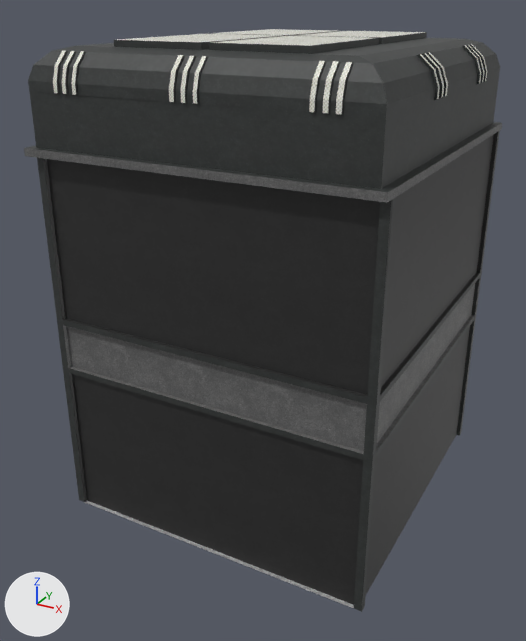
The FBX model ST3E2-Unity/Assets/Models/Interiors/Corridors/Corner.fbx, before and after one commit.
Before and after are seen from a 50 mm camera at (7.64, -15.07, 11.67) aimed at (-0.32, -0.59, 4.43). Every picture has the same lights, and +X, +Y and +Z are marked at lower left.

Before the edit, the objects in view are built like this:
```python
me_cube_006 = bpy.data.meshes.new('Cube.006')
me_cube_006.from_pydata(...)  # 33 vertices, 17 faces; spans x -3.61..3.92, y -4.02..4.01, z 0.0..8.73
me_cube_006.materials.append(mat_material_019)  # picture img_wallpanelbrown_png
me_cube_013 = bpy.data.meshes.new('Cube.013')
me_cube_013.from_pydata(...)  # 352 vertices, 132 faces; spans x -4.17..3.79, y -4.07..4.21, z 0.92..10.98
me_cube_013.materials.append(mat_material)  # picture img_flourescentlights_png
me_cube_018 = bpy.data.meshes.new('Cube.018')
me_cube_018.from_pydata(...)  # 796 vertices, 492 faces; spans x -4.17..3.92, y -4.19..4.21, z 0.0..10.98
me_cube_018.materials.append(mat_material_004)  # picture img_darkmetal_png
me_cube_024 = bpy.data.meshes.new('Cube.024')
me_cube_024.from_pydata(...)  # 18 vertices, 1 face; spans x -4.17..3.92, y -4.02..4.21, z 0.0
me_cube_024.materials.append(mat_material_008)  # picture img_carpetgray_png
me_cube_031 = bpy.data.meshes.new('Cube.031')
me_cube_031.from_pydata(...)  # 26 vertices, 14 faces; spans x -3.94..3.92, y -4.19..4.01, z 3.83..8.89
me_cube_031.materials.append(mat_material_014)  # picture img_wallpaneltan_png
ob_cube_006 = bpy.data.objects.new('Cube.006', me_cube_006)
ob_cube_006.location = (-0.02, 0.02, 0.0)
ob_cube_013 = bpy.data.objects.new('Cube.013', me_cube_013)
ob_cube_013.location = (-0.02, 0.02, 0.0)
ob_cube_018 = bpy.data.objects.new('Cube.018', me_cube_018)
ob_cube_018.location = (-0.02, 0.02, 0.0)
ob_cube_024 = bpy.data.objects.new('Cube.024', me_cube_024)
ob_cube_024.location = (-0.02, 0.02, 0.0)
ob_cube_031 = bpy.data.objects.new('Cube.031', me_cube_031)
ob_cube_031.location = (-0.02, 0.02, 0.0)
```
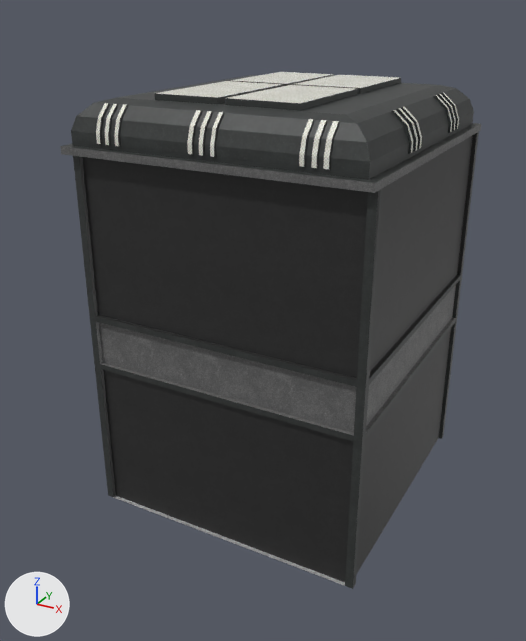
The change, as a list of edits to the scene's bpy script:
```text
Change me_cube_018:
    used by ob_cube_018; location = (-0.02, 0.02, 0.0)
    remove me_cube_018.from_pydata(...)  # 796 vertices, 492 faces; spans x -4.17..3.92, y -4.19..4.21, z 0.0..10.98
    add me_cube_018.from_pydata(...)  # 796 vertices, 492 faces; spans x -3.65..3.51, y -3.68..3.79, z 0.0..9.96
    me_cube_018 part 10: 796 of 796 vertices moved; they spanned x -4.17..3.92, y -4.19..4.21, z 0.0..10.98 and now span x -3.65..3.51, y -3.68..3.79, z 0.0..9.96; mean shift (0.09, -0.05, -0.7); largest move (-3.76, -4.02, 10.0) -> (-3.24, -3.51, 8.99)
Change me_cube_031:
    where me_cube_031.from_pydata(...)  # 26 vertices, 14 faces; spans x -3.94..3.92, y -4.19..4.01, z 3.83..8.89
    used by ob_cube_031; location = (-0.02, 0.02, 0.0)
    me_cube_031 part 7: the loose piece of 10 vertices spanning x -3.94..3.92, y -4.19..4.01, z 8.73..8.89 is scaled about its middle by (0.882, 0.886, 1), then moved by (0.05, 0.05, 0.0)
    me_cube_031 part 8: the loose piece of 8 vertices spanning x 3.82..3.92, y -3.85..3.65, z 3.83..4.92 is scaled about its middle by (1, 0.876, 1), then moved by (-0.41, 0.05, 0.0)
    me_cube_031 part 9: the loose piece of 8 vertices spanning x -3.61..3.73, y -4.02..-3.92, z 3.83..4.92 is scaled about its middle by (0.874, 1, 1), then moved by (0.05, 0.51, 0.0)
Change me_cube_006:
    where me_cube_006.from_pydata(...)  # 33 vertices, 17 faces; spans x -3.61..3.92, y -4.02..4.01, z 0.0..8.73
    used by ob_cube_006; location = (-0.02, 0.02, 0.0)
    me_cube_006 part 11: the loose piece of 7 vertices spanning x 3.82..3.92, y -3.85..3.65, z 0.0..3.7 is scaled about its middle by (1, 0.876, 1), then moved by (-0.41, 0.05, 0.0)
    me_cube_006 part 12: the loose piece of 8 vertices spanning x -3.61..3.73, y -4.02..-3.92, z 5.06..8.73 is scaled about its middle by (0.874, 1, 1), then moved by (0.05, 0.51, 0.0)
    me_cube_006 part 13: the loose piece of 8 vertices spanning x -3.61..3.73, y -4.02..-3.92, z 0.0..3.7 is scaled about its middle by (0.874, 1, 1), then moved by (0.05, 0.51, 0.0)
    me_cube_006 part 14: all 5 vertices in x 3.82..3.92, y 3.65..4.01, z 5.06..8.73 are moved by (-0.41, -0.42, 0.0)
    me_cube_006 part 15: all 5 vertices in x 3.82..3.92, y -4.02..-3.85, z 5.06..8.73 are moved by (-0.41, 0.51, 0.0)
Change me_cube_013:
    used by ob_cube_013; location = (-0.02, 0.02, 0.0)
    remove me_cube_013.from_pydata(...)  # 352 vertices, 132 faces; spans x -4.17..3.79, y -4.07..4.21, z 0.92..10.98
    add me_cube_013.from_pydata(...)  # 352 vertices, 132 faces; spans x -3.65..3.38, y -3.56..3.79, z 0.92..9.96
    me_cube_013 part 1: the loose piece of 8 vertices spanning x 3.39..3.79, y 2.2..2.3, z 10.02..10.78 is moved by (-0.41, -0.42, -1.01)
    me_cube_013 part 2: the loose piece of 8 vertices spanning x 3.39..3.79, y 1.65..1.74, z 10.02..10.78 is moved by (-0.41, -0.42, -1.01)
    me_cube_013 part 3: the loose piece of 8 vertices spanning x 3.39..3.79, y -1.2..-1.1, z 10.02..10.78 is moved by (-0.41, 0.0, -1.01)
    me_cube_013 part 4: the loose piece of 8 vertices spanning x 3.39..3.79, y 1.93..2.02, z 10.02..10.78 is moved by (-0.41, -0.42, -1.01)
    me_cube_013 part 5: the loose piece of 8 vertices spanning x 3.39..3.79, y -1.48..-1.38, z 10.02..10.78 is moved by (-0.41, 0.0, -1.01)
    me_cube_013 part 6: 148 of 352 vertices moved; they spanned x -4.17..3.79, y -4.07..4.21, z 0.92..10.98 and now span x -3.65..3.38, y -3.56..3.79, z 0.92..9.96; mean shift (0.17, 0.25, -0.66); largest move (-2.1, -3.3, 10.98) -> (-1.58, -2.79, 9.96)
```

Pixel boxes [x1, y1, x2, y2] of what changed, in the pictures (526 x 641 px; the box of a moved part takes in the faces that stretch with it):
'Cube.006', reshaped (12% narrower): before [43, 132, 498, 605]; after [79, 133, 477, 582]
'Cube.018', reshaped (12% narrower, 11% shorter): before [26, 31, 501, 612]; after [63, 74, 480, 589]
'Cube.031', reshaped (12% narrower): before [24, 123, 502, 454]; after [60, 124, 481, 436]
'Cube.013', reshaped: before [53, 29, 487, 114]; after [96, 72, 459, 169]
part 1 of me_cube_013, moved or reshaped: before [471, 44, 487, 81]; after [443, 93, 459, 129]
part 2 of me_cube_013, moved or reshaped: before [465, 45, 481, 83]; after [436, 95, 452, 132]
part 3 of me_cube_013, moved or reshaped: before [424, 53, 444, 98]; after [399, 108, 418, 151]
part 4 of me_cube_013, moved or reshaped: before [468, 45, 484, 82]; after [440, 94, 456, 130]
part 5 of me_cube_013, moved or reshaped: before [420, 54, 440, 99]; after [394, 110, 413, 153]
part 6 of me_cube_013, moved or reshaped: before [53, 29, 448, 114]; after [96, 72, 422, 169]
part 7 of me_cube_031, moved or reshaped: before [24, 123, 502, 203]; after [60, 124, 481, 193]
part 8 of me_cube_031, moved or reshaped: before [376, 284, 475, 452]; after [366, 285, 456, 433]
part 9 of me_cube_031, moved or reshaped: before [63, 325, 367, 454]; after [96, 322, 356, 436]
part 11 of me_cube_006, moved or reshaped: before [366, 327, 470, 594]; after [356, 329, 451, 574]
part 12 of me_cube_006, moved or reshaped: before [43, 158, 380, 397]; after [79, 156, 368, 380]
part 13 of me_cube_006, moved or reshaped: before [69, 373, 363, 605]; after [101, 369, 353, 582]
part 14 of me_cube_006, moved or reshaped: before [477, 132, 498, 273]; after [457, 133, 477, 275]
part 15 of me_cube_006, moved or reshaped: before [380, 134, 494, 395]; after [369, 135, 473, 379]
